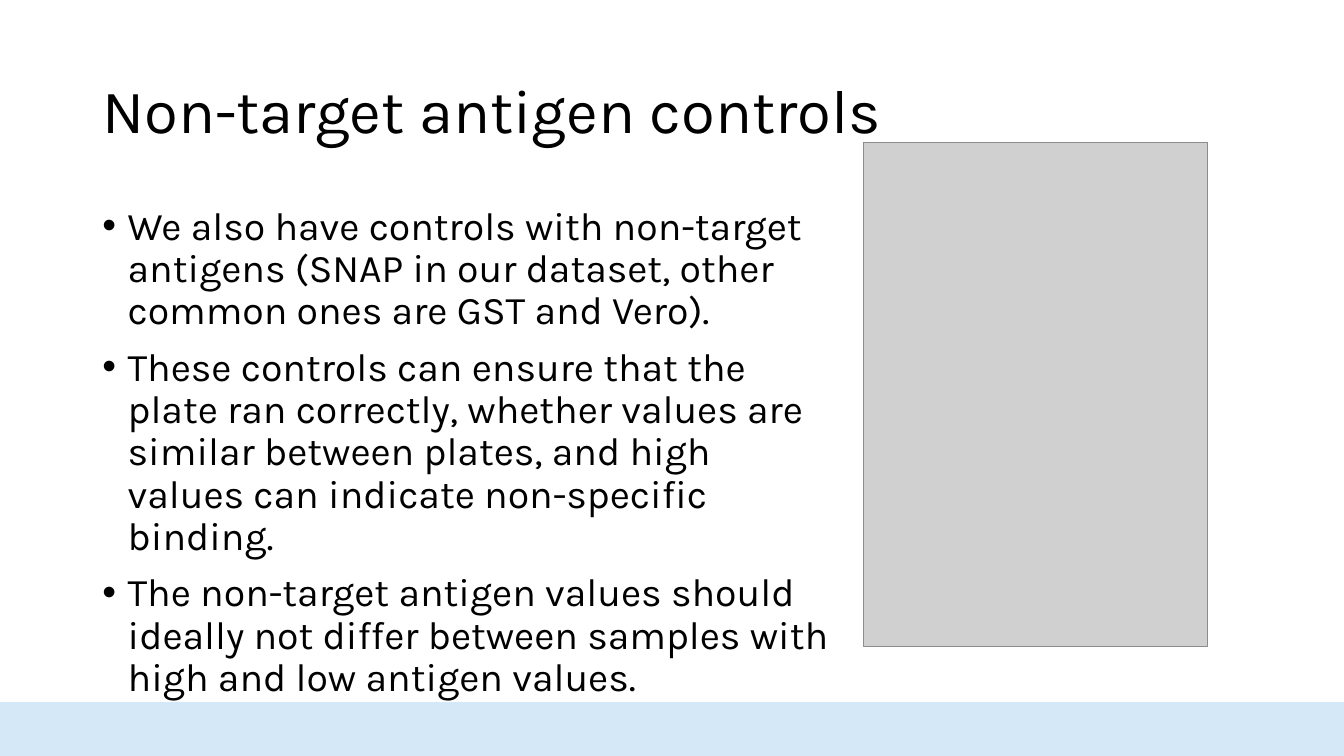
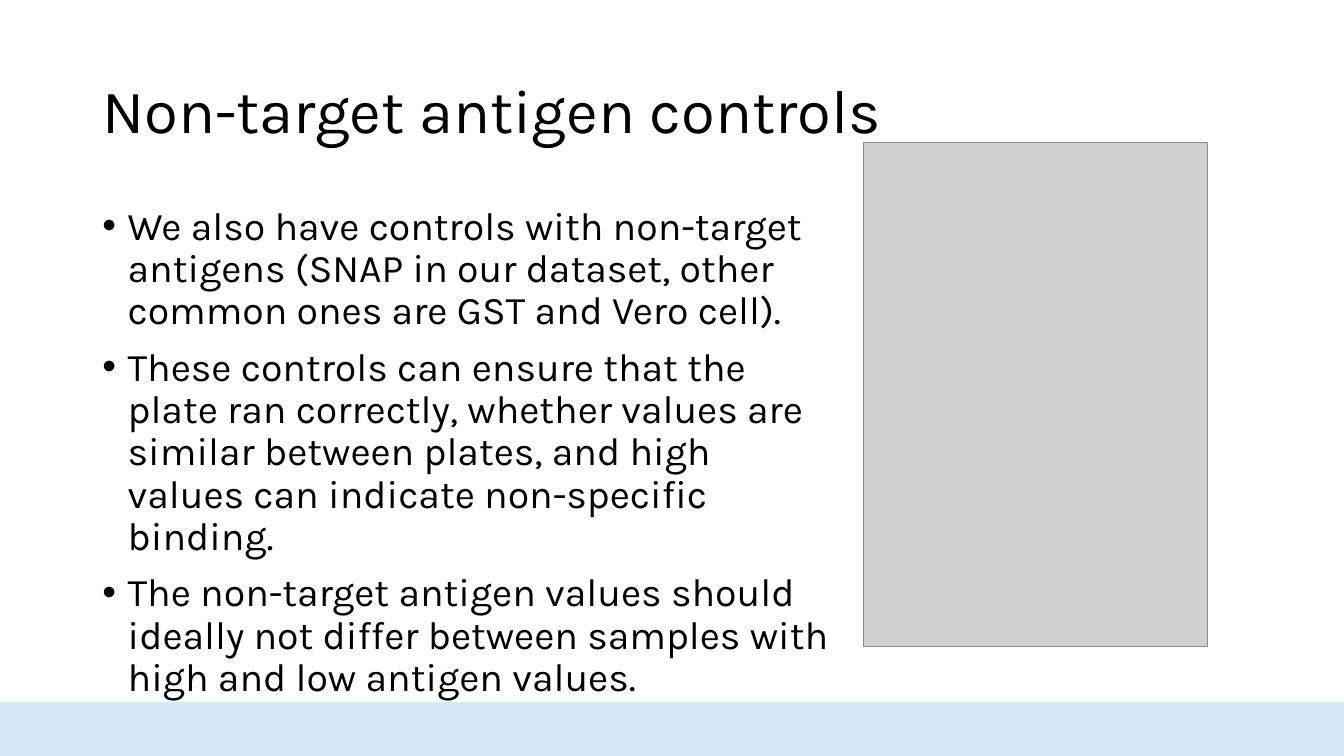
Before and after one commit to HopkinsIDD/seroanalytics_workshop, a slide deck: slide 22 of Lecture 3/Lecture 3 draft v2.pptx. Drawn at 1344x756 pixels with LibreOffice and Linux fonts; fonts in the diff are those of the drawing; grey boxes stand for pictures; background and template pictures are left out. Boxes give left, top, right and bottom in pixels: in the first picture for what was removed or moved away, otherwise in the second. Text is boxed around its words. In the diff, an @@ line names an element or a change of style, - is before the commit and + after.

```diff
--- a/Lecture 3/Lecture 3 draft v2.pptx
+++ b/Lecture 3/Lecture 3 draft v2.pptx
@@ text at [128,213,802,329]: text changed @@
-• We also have controls with non-target antigens (SNAP in our dataset, other common ones are GST and Vero).
+• We also have controls with non-target antigens (SNAP in our dataset, other common ones are GST and Vero cell).
```
Also in this commit, not shown: 23 other slides changed, 1 slide added, 2 other files.
